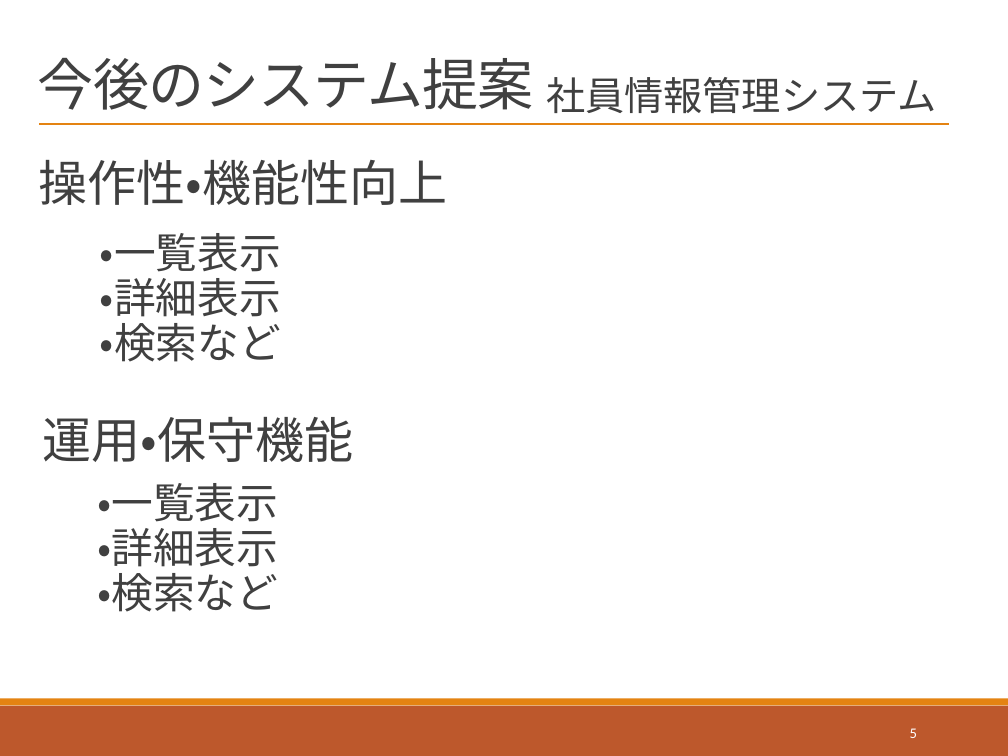
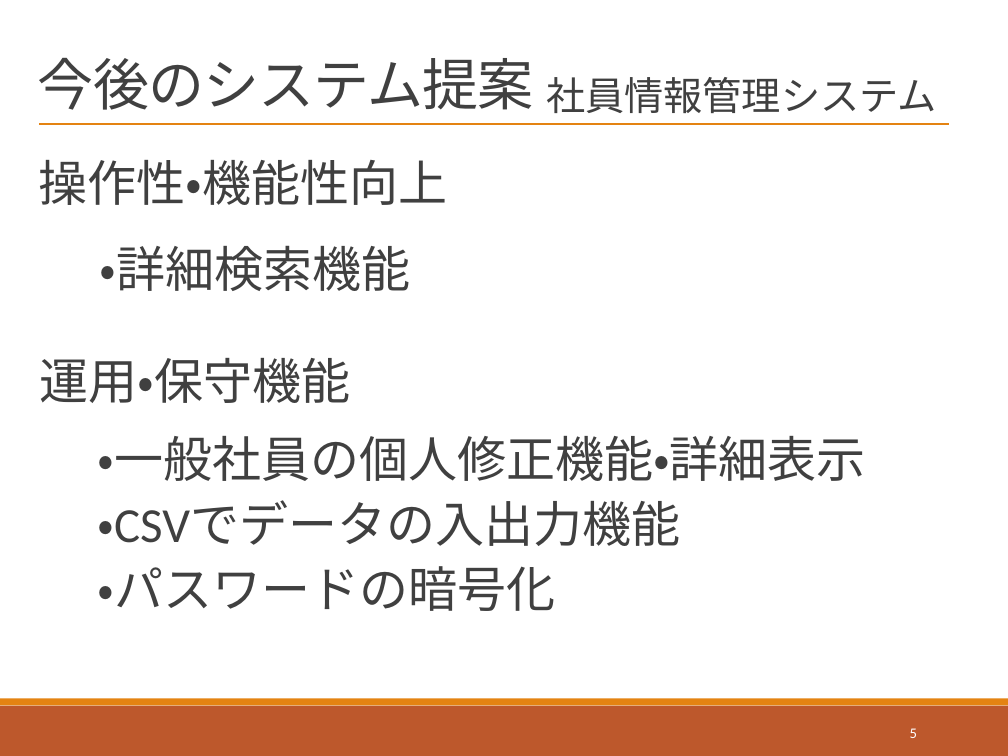
Before and after one commit to java201710/java, a slide deck: slide 5 of 99_チーム内打合せ用（総合演習）/成果発表会_演習発表作成内容.pptx. Drawn at 1008x756 pixels with LibreOffice and Linux fonts; fonts in the diff are those of the drawing. Boxes give left, top, right and bottom in pixels: in the first picture for what was removed or moved away, otherwise in the second. Text is boxed around its words. In the diff, an @@ line names an element or a change of style, - is before the commit and + after.

```diff
--- a/99_チーム内打合せ用（総合演習）/成果発表会_演習発表作成内容.pptx
+++ b/99_チーム内打合せ用（総合演習）/成果発表会_演習発表作成内容.pptx
@@ text at (100,245,411,291): text changed; size 29.8 to 35 pt @@
-・一覧表示
-・詳細表示
-・検索など
+・詳細検索機能
@@ text "運用・保守機能": place and size @@
-text "運用・保守機能" at (43,417,354,462)
+text "運用・保守機能" at (40,358,351,403)
@@ text at (97,436,866,611): text changed; size 29.8 to 35 pt @@
-・一覧表示
-・詳細表示
-・検索など
+・一般社員の個人修正機能・詳細表示
+・CSVでデータの入出力機能
+・パスワードの暗号化
```
